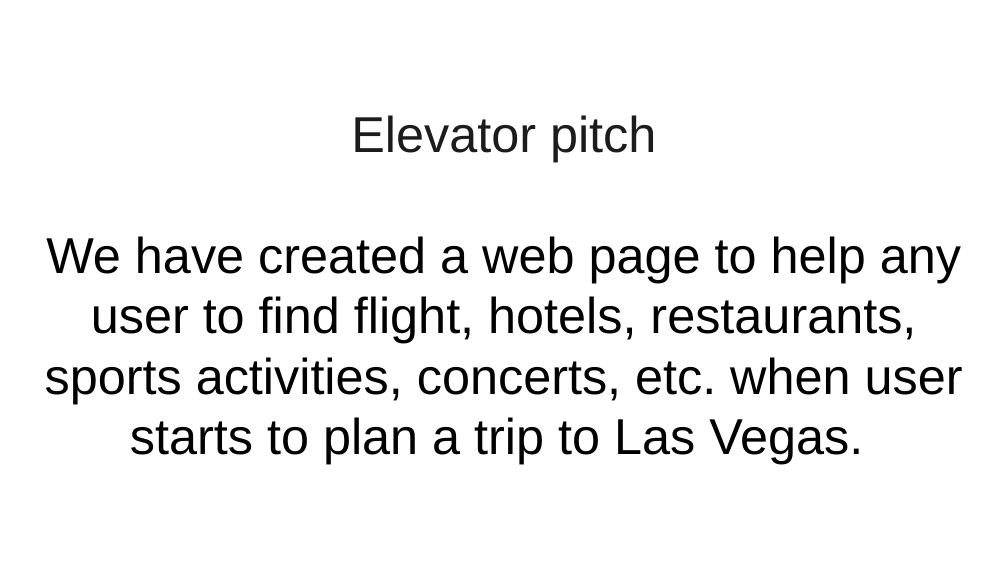
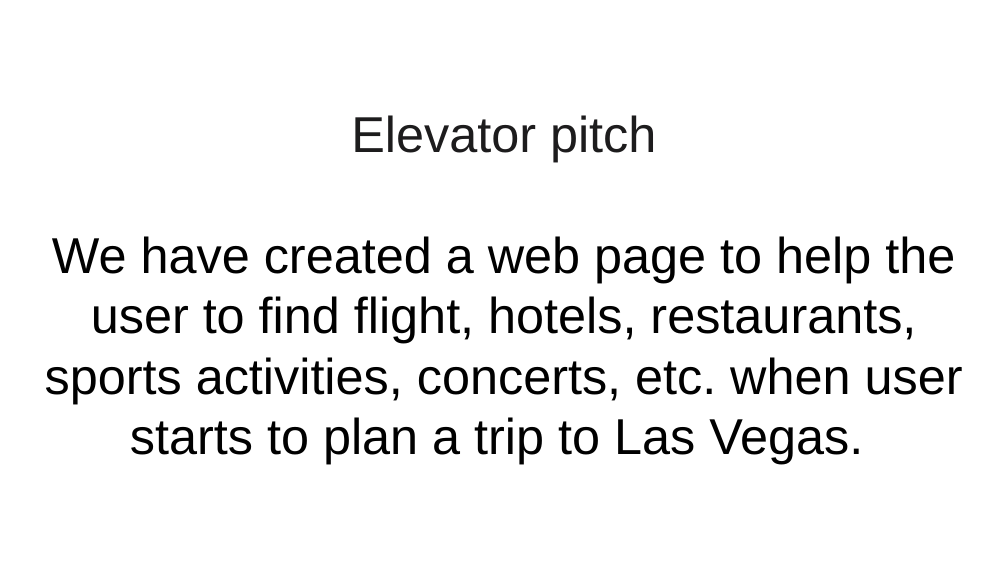
Before and after one commit to harrymac1972/vegas-baby, a slide deck: slide 2 of assets/documents/Las Vegas Trip Organizer Presentation.pptx. Drawn at 1008x567 pixels with LibreOffice and Linux fonts; fonts in the diff are those of the drawing. Boxes give left, top, right and bottom in pixels: in the first picture for what was removed or moved away, otherwise in the second. Text is boxed around its words. In the diff, an @@ line names an element or a change of style, - is before the commit and + after.

```diff
--- a/assets/documents/Las Vegas Trip Organizer Presentation.pptx
+++ b/assets/documents/Las Vegas Trip Organizer Presentation.pptx
@@ title at bbox=[45, 236, 963, 464]: text changed @@
-Elevator pitch
-We have created a web page to help any user to find flight, hotels, restaurants, sports activities, concerts, etc. when user starts to plan a trip to Las Vegas.
+Elevator pitch
+We have created a web page to help the user to find flight, hotels, restaurants, sports activities, concerts, etc. when user starts to plan a trip to Las Vegas.
```
Also in this commit, not shown: 2 other slides changed.
